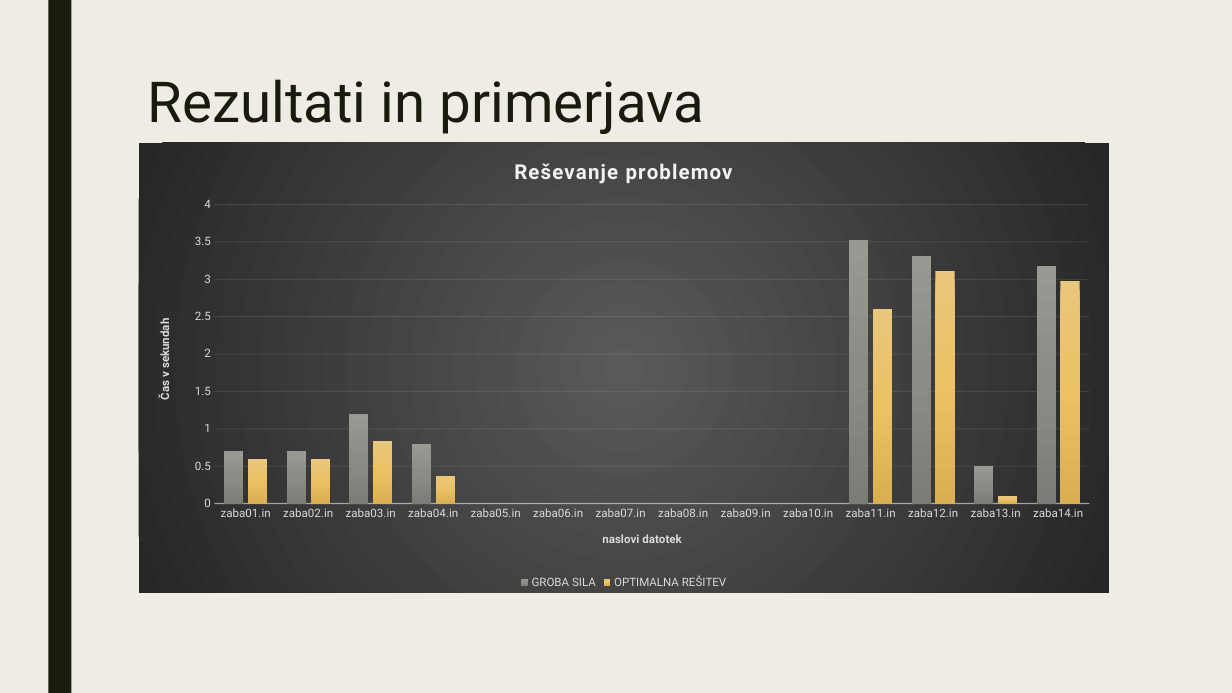
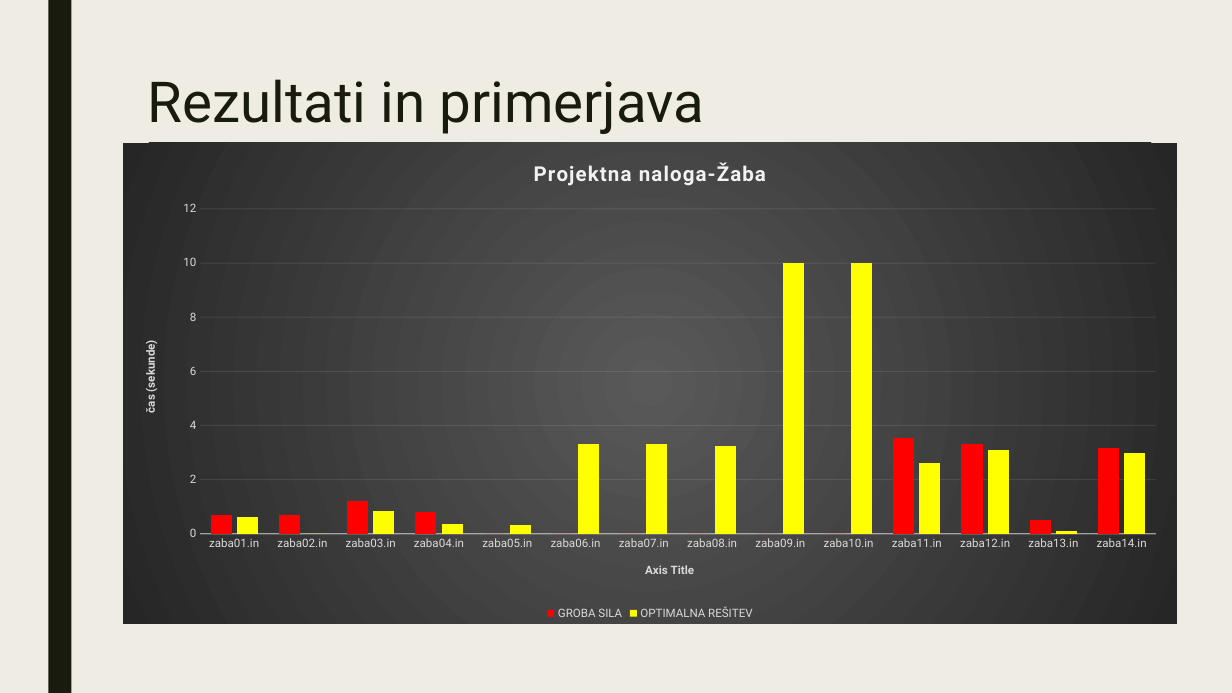
Before and after one commit to mcentrih/CPSystems, a slide deck: slide 6 of ATRUP/ATURPpredstavitev.pptx. Drawn at 1232x693 pixels with LibreOffice and Linux fonts; fonts in the diff are those of the drawing. Boxes give left, top, right and bottom in pixels: in the first picture for what was removed or moved away, otherwise in the second. Text is boxed around its words. In the diff, an @@ line names an element or a change of style, - is before the commit and + after.

```diff
--- a/ATRUP/ATURPpredstavitev.pptx
+++ b/ATRUP/ATURPpredstavitev.pptx
@@ column chart at <box>123,142,1177,624</box> @@
@@ title "Reševanje problemov " to "Projektna naloga-Žaba " @@
-GROBA SILA: 0.7, 0.7, 1.2, 0.8, -, -, -, -, -, -, 3.5, 3.3, 0.5, 3.2
+GROBA SILA: 0.7, 0.7, 1.2, 0.8, 0, 0, 0, 0, 0, 0, 3.5, 3.3, 0.5, 3.2
@@ colour of GROBA SILA gradient #999A94 to #8C8D86 to #7D7E76 to #FF0000 @@
-OPTIMALNA REŠITEV: 0.6, 0.6, 0.8, 0.4, -, -, -, -, -, -, 2.6, 3.1, 0.1, 3
+OPTIMALNA REŠITEV: 0.6, 0, 0.8, 0.4, 0.3, 3.3, 3.3, 3.2, 10, 10, 2.6, 3.1, 0.1, 3
@@ colour of OPTIMALNA REŠITEV gradient #EAC77D to #ECC263 to #D9B050 to #FFFF00 @@
@@ category axis title "naslovi datotek " to "" @@
@@ value axis title "Čas v sekundah " to "čas (sekunde) " @@
@@ column chart: place and size @@
-column chart at <box>139,142,1109,592</box>
+column chart at <box>123,142,1177,624</box>
```
Also in this commit, not shown: 2 slides added, 1 slide removed, 24 other files.
